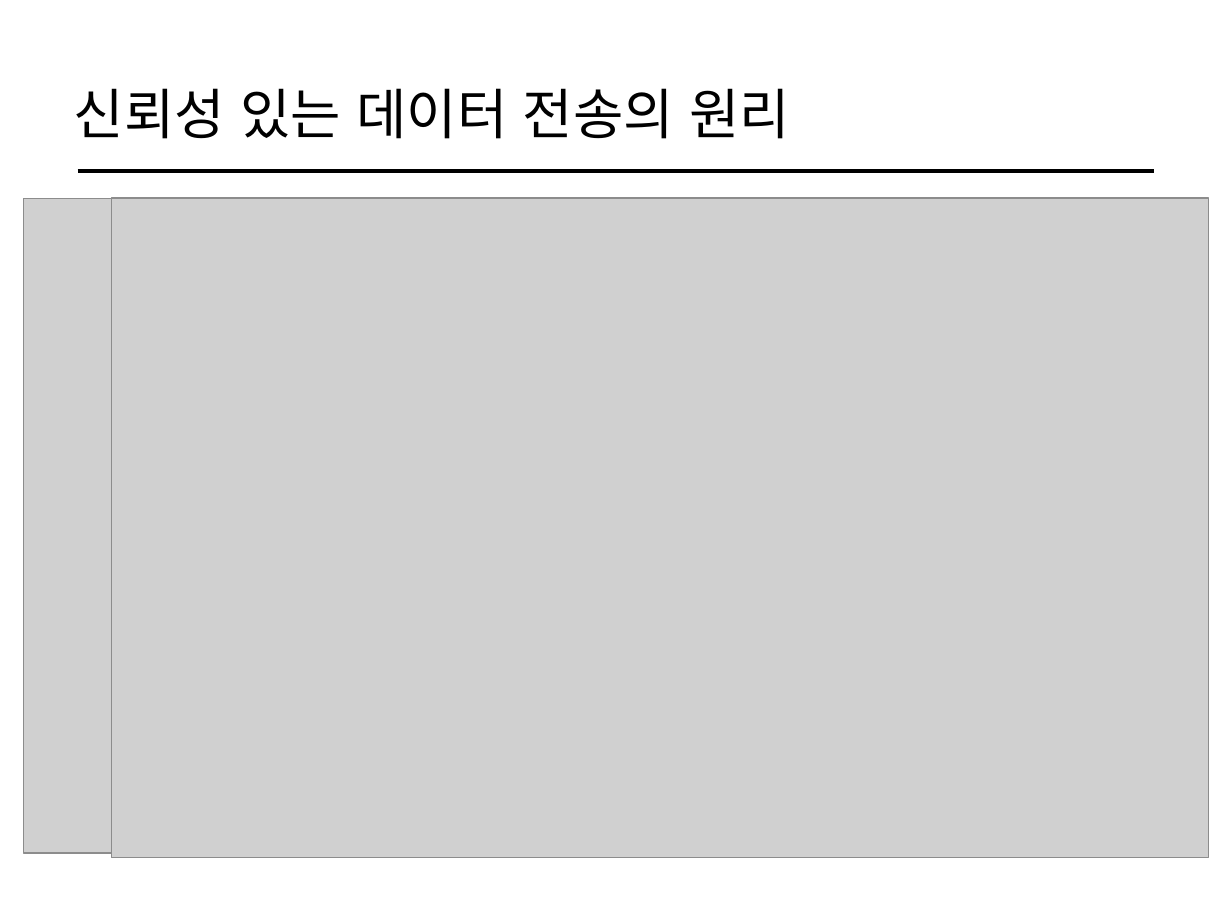
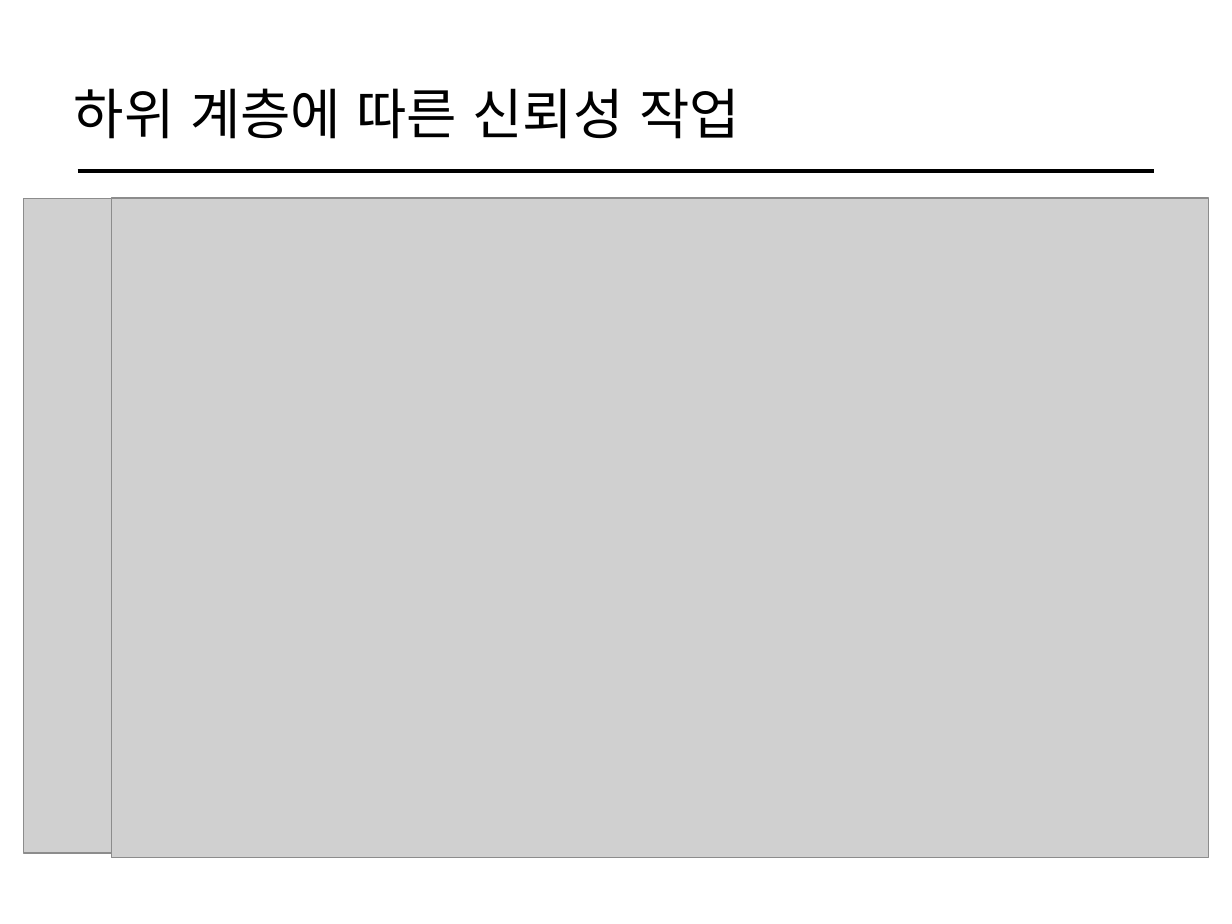
Before and after one commit to cs-study-org/cs-study, a slide deck: slide 8 of 18/yongki/FlowControl&ErrorControl.pptx. Drawn at 1232x924 pixels with LibreOffice and Linux fonts; fonts in the diff are those of the drawing; grey boxes stand for pictures. Boxes give left, top, right and bottom in pixels: in the first picture for what was removed or moved away, otherwise in the second. Text is boxed around its words. In the diff, an @@ line names an element or a change of style, - is before the commit and + after.

```diff
--- a/18/yongki/FlowControl&ErrorControl.pptx
+++ b/18/yongki/FlowControl&ErrorControl.pptx
@@ title at (74,88,740,139): text changed @@
-신뢰성 있는 데이터 전송의 원리
+하위 계층에 따른 신뢰성 작업
```
Also in this commit, not shown: 2 other slides changed, 2 other files.
